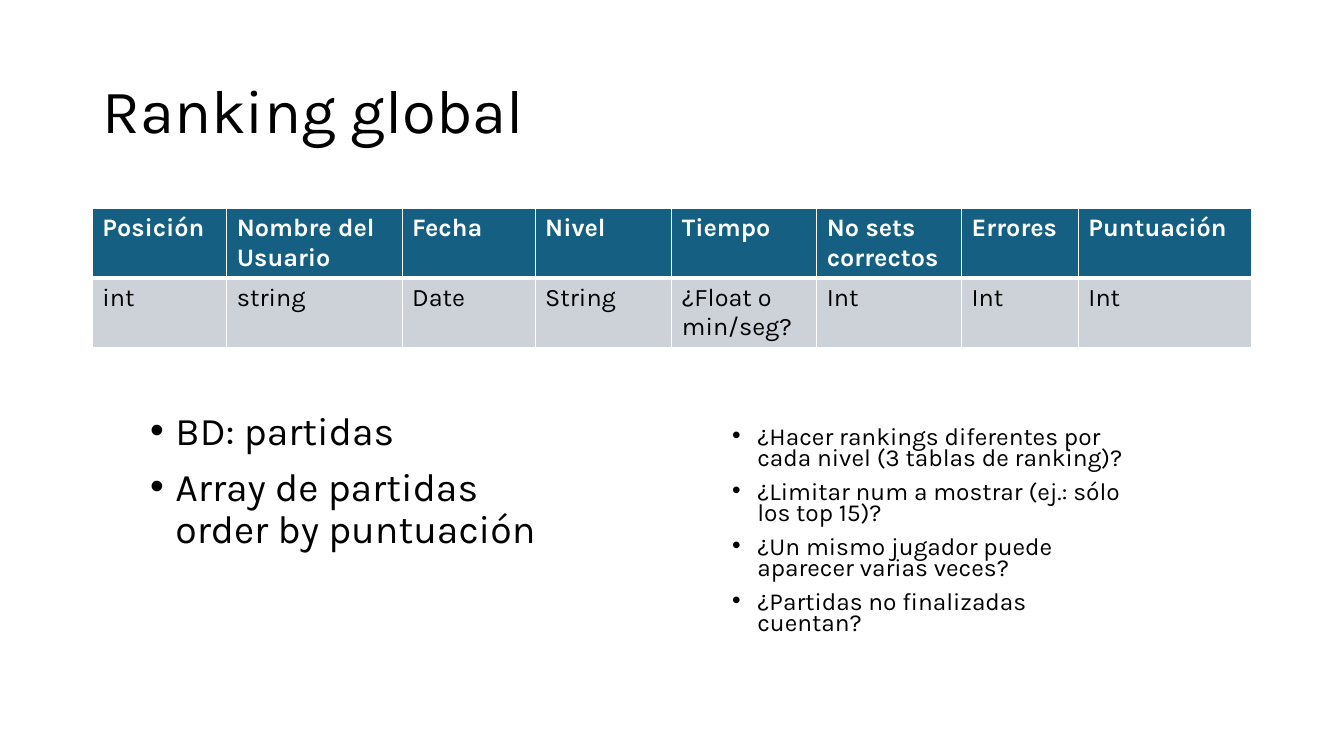
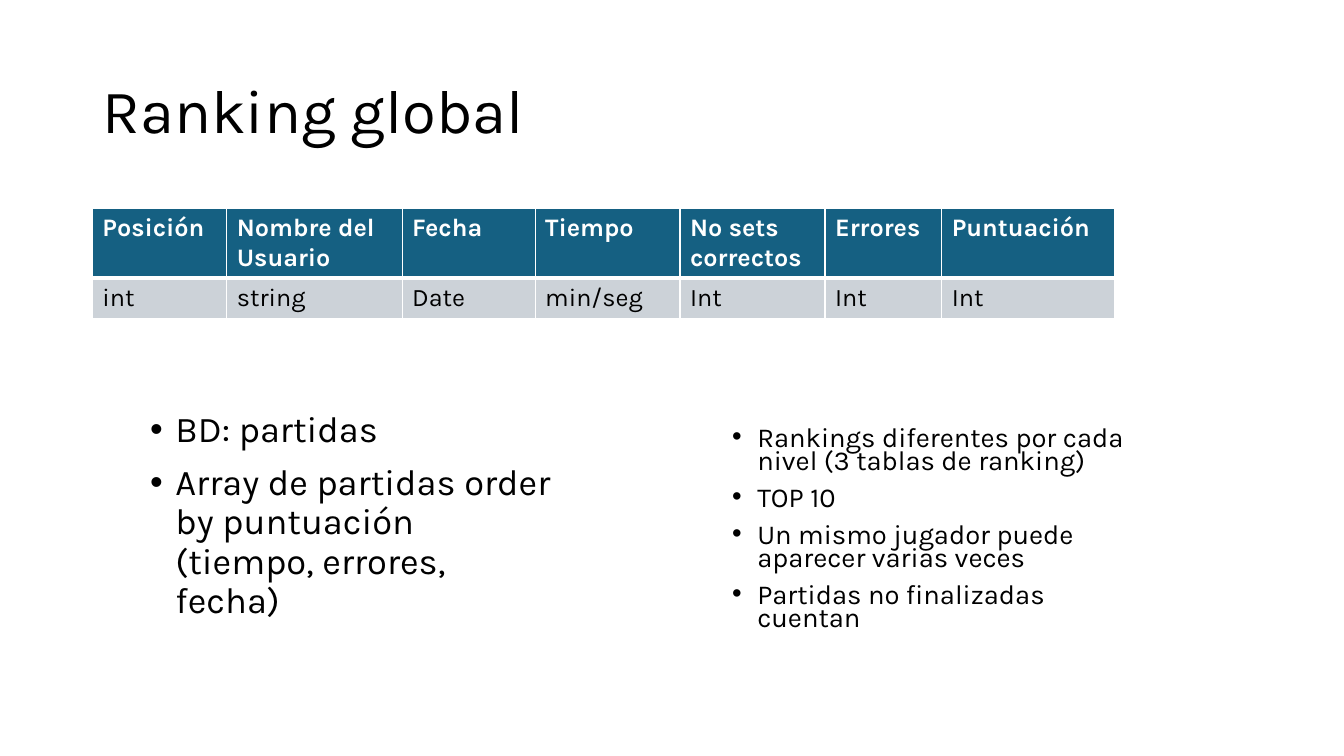
Before and after one commit to shertas/ProyectoDAW, a slide deck: slide 7 of Fronted proyecto.pptx. Drawn at 1344x756 pixels with LibreOffice and Linux fonts; fonts in the diff are those of the drawing. Boxes give left, top, right and bottom in pixels: in the first picture for what was removed or moved away, otherwise in the second. Text is boxed around its words. In the diff, an @@ line names an element or a change of style, - is before the commit and + after.

```diff
--- a/Fronted proyecto.pptx
+++ b/Fronted proyecto.pptx
@@ table at (93, 209, 1116, 321) @@
-column 4: Nivel | String
-column 5: Tiempo | ¿Float o min/seg?
+column 4: Tiempo | min/seg
@@ table: place and size @@
-table at (93, 209, 1253, 350)
+table at (93, 209, 1116, 321)
@@ text at (175, 417, 378, 451): size 28 to 25.9 pt in "BD: partidas" @@
@@ text at (757, 428, 1124, 628): text changed; size 17.5 to 19.6 pt @@
-• ¿Hacer rankings diferentes por cada nivel (3 tablas de ranking)?
-• ¿Limitar num a mostrar (ej.: sólo los top 15)?
-• ¿Un mismo jugador puede aparecer varias veces?
-• ¿Partidas no finalizadas cuentan?
+• Rankings diferentes por cada nivel (3 tablas de ranking)
+• TOP 10
+• Un mismo jugador puede aparecer varias veces
+• Partidas no finalizadas cuentan
@@ text at (175, 470, 550, 617): text changed; size 28 to 25.9 pt @@
-• Array de partidas order by puntuación
+• Array de partidas order by puntuación (tiempo, errores, fecha)
```
Also in this commit, not shown: 3 other slides changed, 1 slide added.
